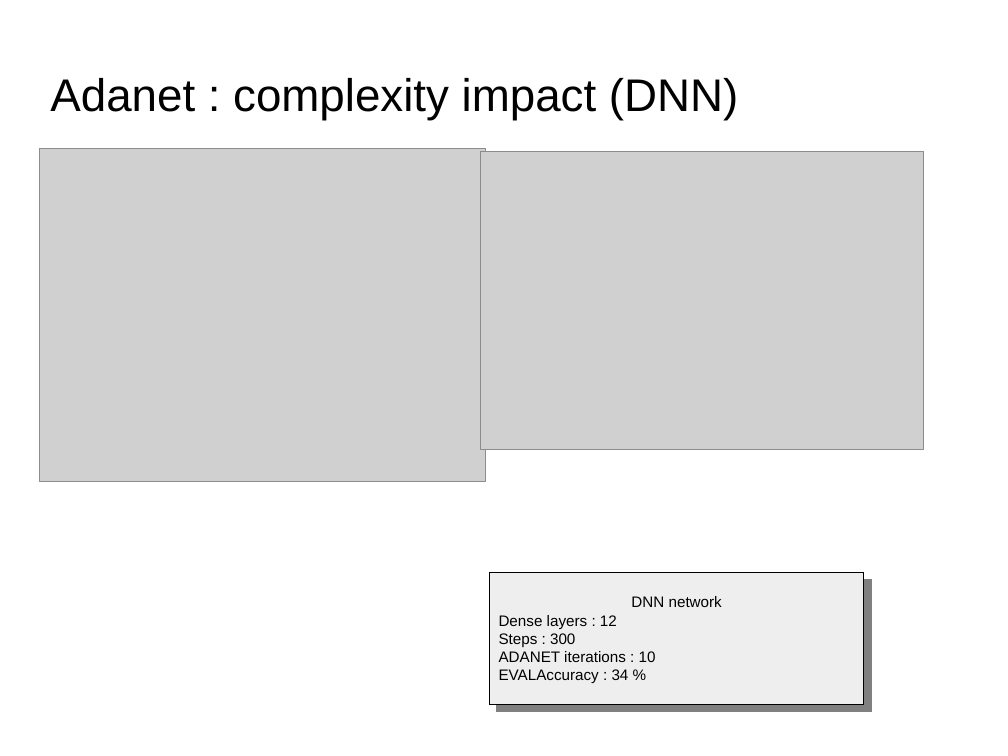
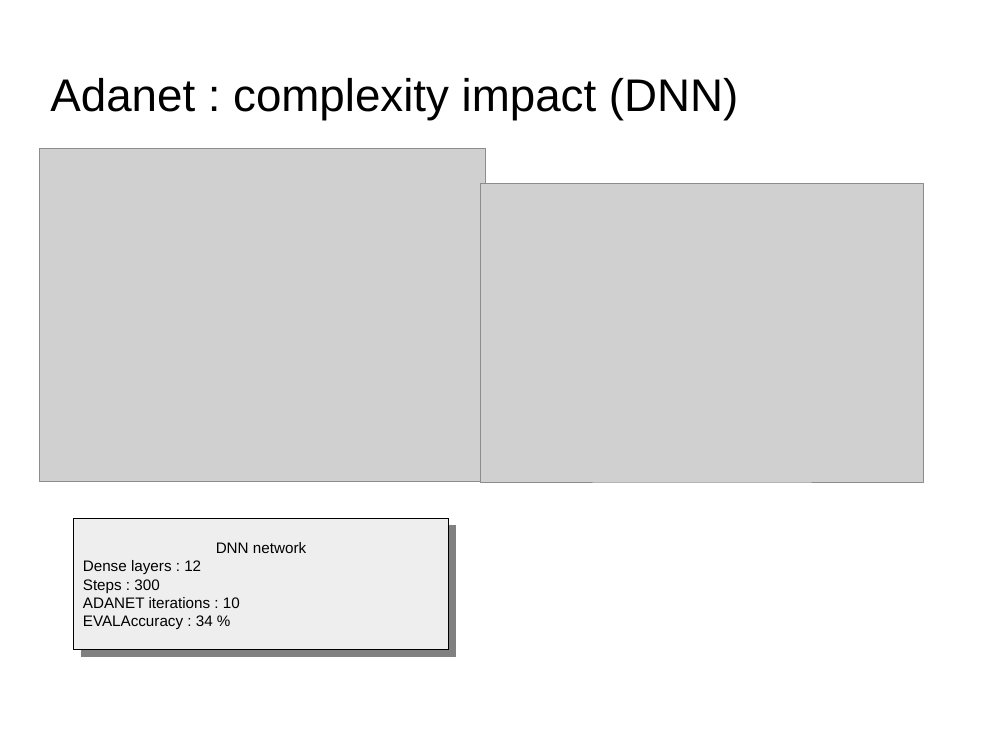
Before and after one commit to dataforcast/OC_Datascientist, a slide deck: slide 24 of P8/report/Openclassrooms_ParcoursDatascientist_P8-V1.odp (slide 20 before the commit). Drawn at 1008x756 pixels with LibreOffice and Linux fonts; fonts in the diff are those of the drawing; grey boxes stand for pictures; background and template pictures are left out. Boxes give left, top, right and bottom in pixels: in the first picture for what was removed or moved away, otherwise in the second. Text is boxed around its words. In the diff, an @@ line names an element or a change of style, - is before the commit and + after.

Commit message:
Adanet : rework package for cloud MLE

```diff
--- a/P8/report/Openclassrooms_ParcoursDatascientist_P8-V1.odp
+++ b/P8/report/Openclassrooms_ParcoursDatascientist_P8-V1.odp
@@ picture: place and size @@
-picture at bbox=[481, 152, 924, 450]
+picture at bbox=[481, 184, 924, 482]
@@ rectangle "DNN network": place and size @@
-rectangle "DNN network" at bbox=[489, 573, 863, 704]
+rectangle "DNN network" at bbox=[74, 519, 448, 650]
```
Also in this commit, not shown: 11 other slides changed, 7 slides added, 4 slides removed, 7 other files.
